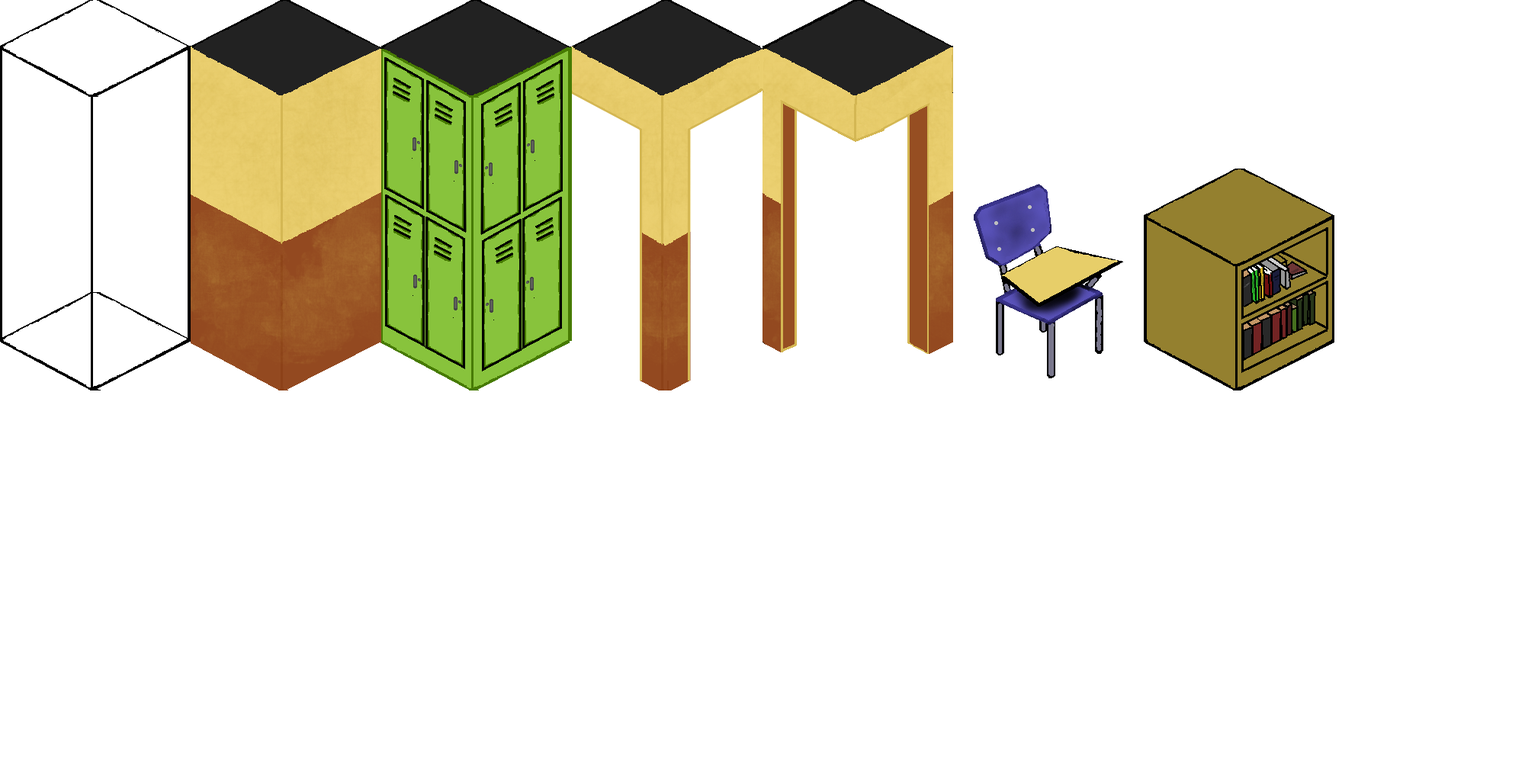
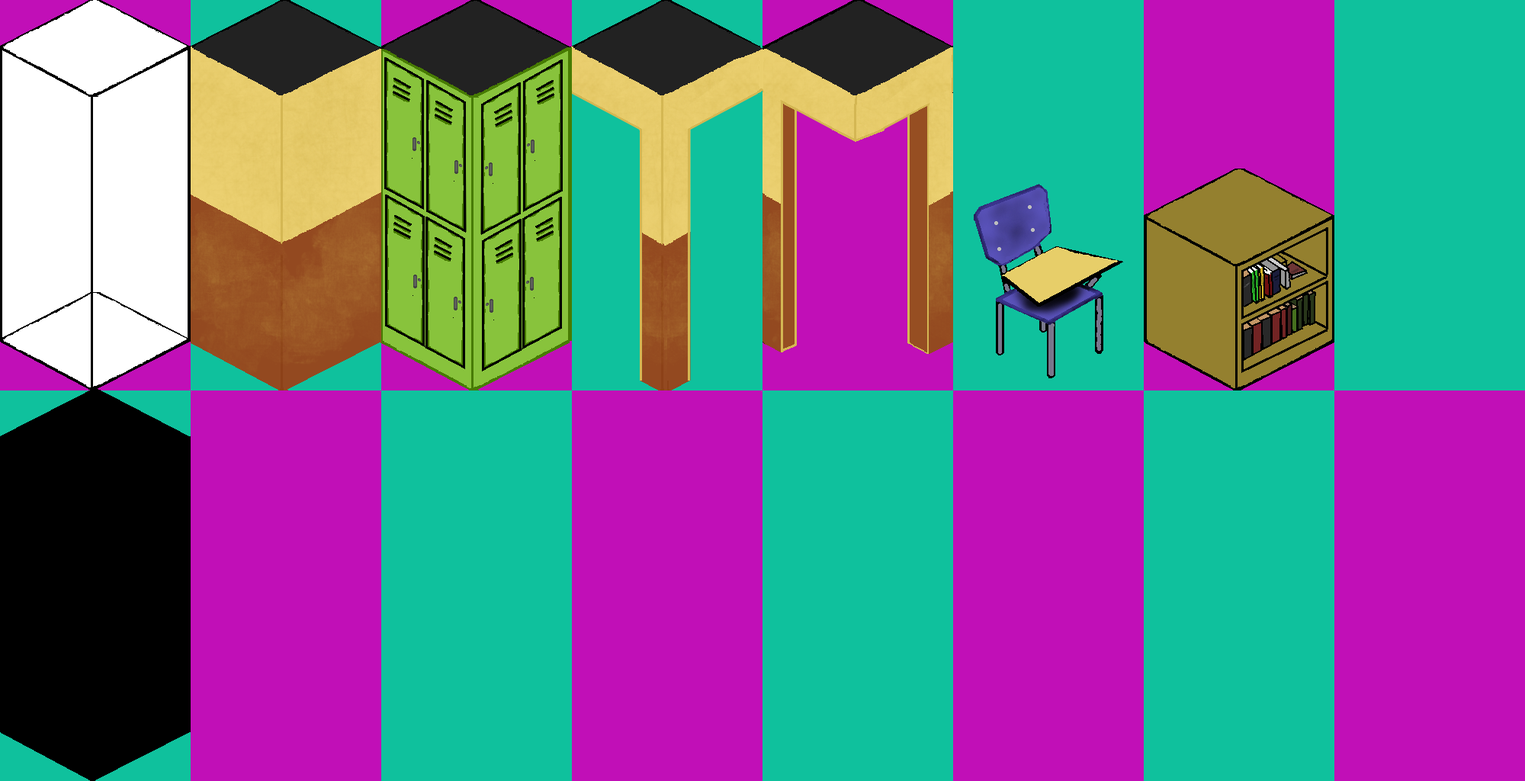
Before/after of a 1525x781 layered artwork. What changed in the layer stack:
painted on "LayersOK" over left=0, top=390, right=191, bottom=781
showed "Background" over left=0, top=0, right=1525, bottom=781
